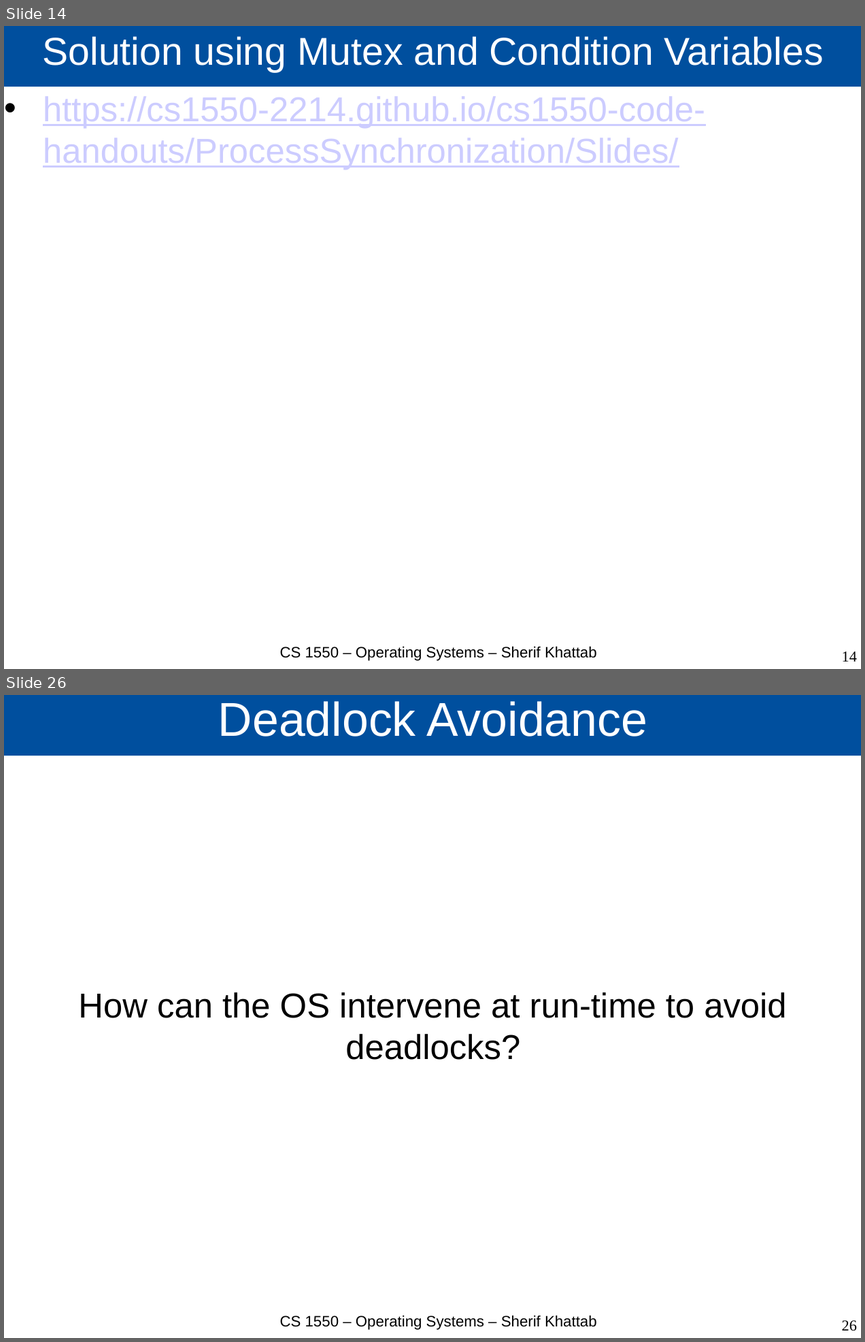
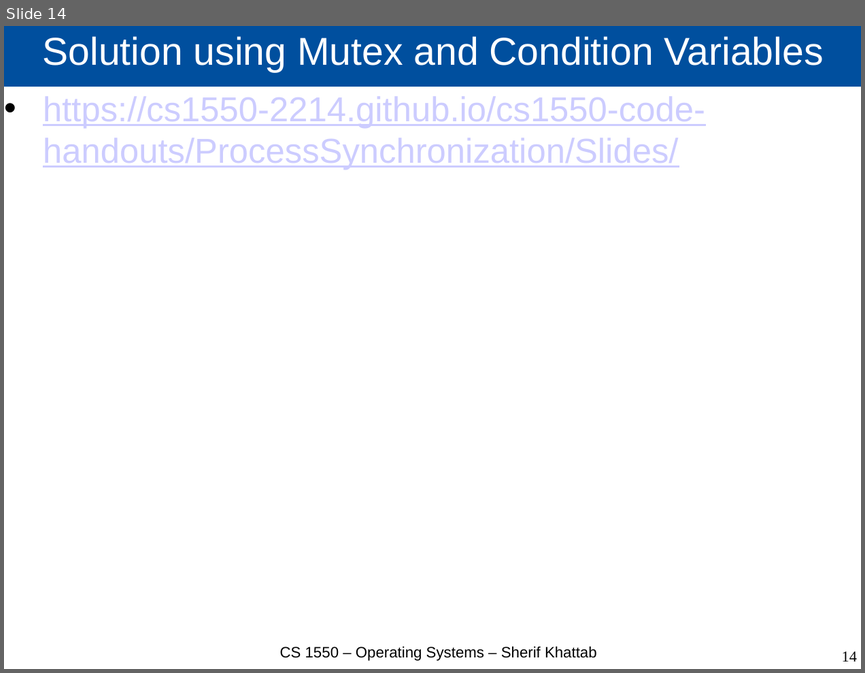
Before and after one commit to cs1550-2244/cs1550-code-handouts, a slide deck: DraftSlides/Lecture8.pptx. Shown one above the other, each under a label of ours: slides 14 and 26 before the commit, slide 14 after it; the slides between them are not shown. The pictures are 865x1342 and 865x673 pixels, drawn with LibreOffice and Linux fonts; fonts in the diff are those of the drawing. Boxes give left, top, right and bottom in pixels: in the first picture for what was removed or moved away, otherwise in the second. Text is boxed around its words. In the diff, an @@ line names an element or a change of style, - is before the commit and + after.

```diff
--- a/DraftSlides/Lecture8.pptx
+++ b/DraftSlides/Lecture8.pptx
@@ slide 26 removed at <box>4,695,861,1338</box>, background #FFFFFF @@
@@ title removed at <box>4,695,861,756</box> @@
-Deadlock Avoidance
@@ text removed at <box>78,992,786,1059</box> @@
-How can the OS intervene at run-time to avoid deadlocks?
@@ text removed at <box>280,1315,597,1329</box> @@
-CS 1550 – Operating Systems – Sherif Khattab
@@ page number removed at <box>842,1320,857,1331</box> @@
-26
```
Also in this commit, not shown: 1 slide changed, 12 other slides removed, 3 other files.
